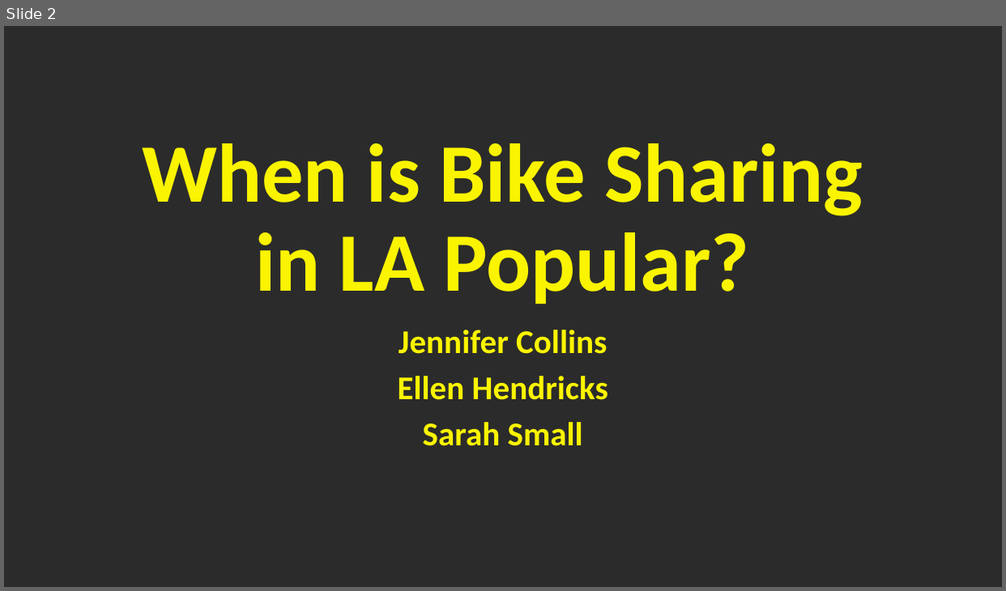
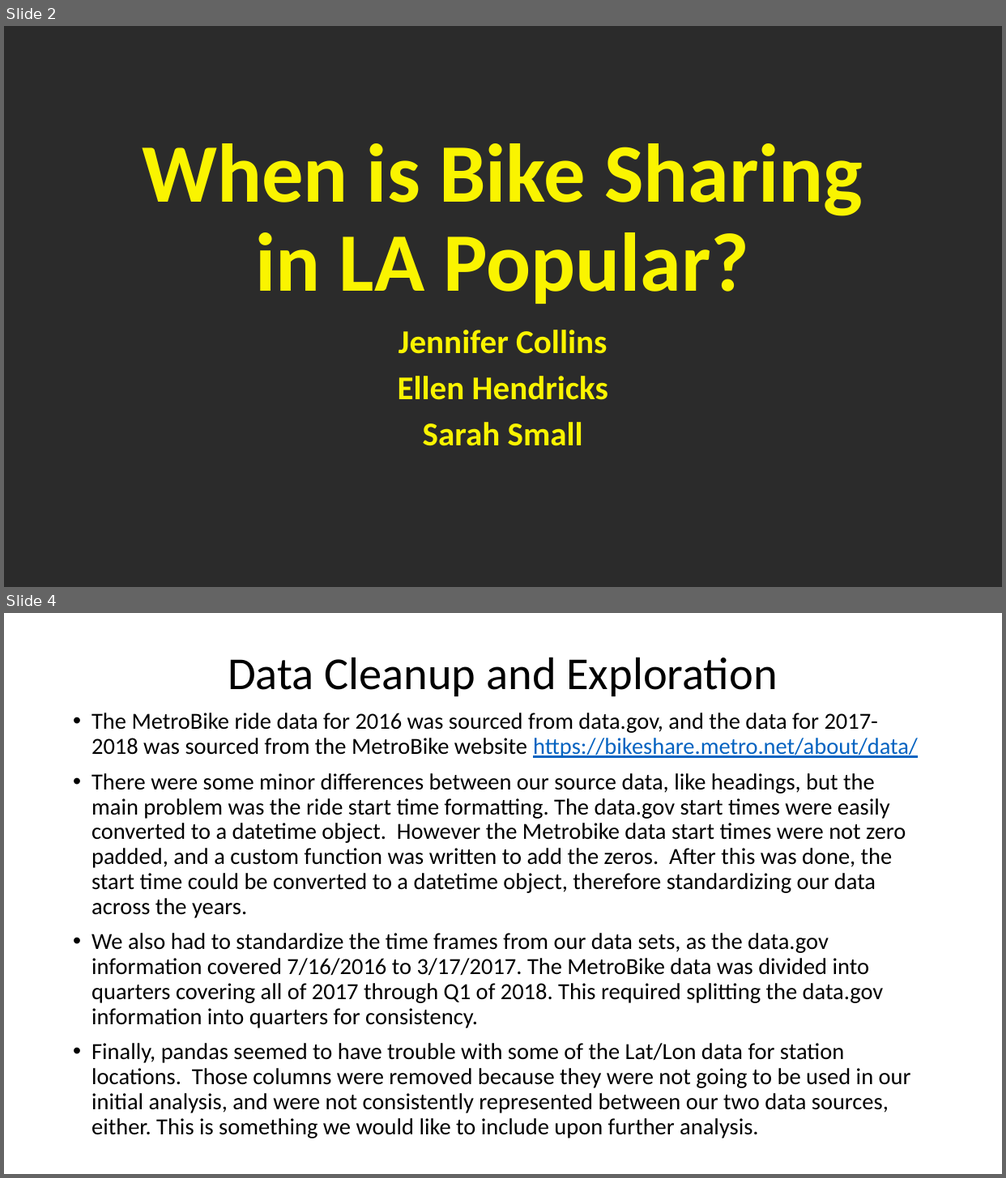
Before and after one commit to sqweets/Project1-LA-Bike_Share, a slide deck: If We Ran a Bike Sharing Company.pptx. Shown one above the other, each under a label of ours: slide 2 before the commit, slides 2 and 4 after it; the slides between them are not shown. The pictures are 1006x591 and 1006x1178 pixels, drawn with LibreOffice and Linux fonts; fonts in the diff are those of the drawing; background and template pictures are left out; a plain dark background stands for a picture behind light text. Boxes give left, top, right and bottom in pixels: in the first picture for what was removed or moved away, otherwise in the second. Text is boxed around its words. In the diff, an @@ line names an element or a change of style, - is before the commit and + after.

```diff
--- a/If We Ran a Bike Sharing Company.pptx
+++ b/If We Ran a Bike Sharing Company.pptx
@@ slide 4 added at bbox=[4, 613, 1002, 1174], background #FFFFFF @@
@@ title added at bbox=[228, 657, 777, 696], 44 pt, text #000000 @@
+Data Cleanup and Exploration
@@ text added at bbox=[91, 713, 918, 1139], 22.2 pt, text #000000 @@
+• The MetroBike ride data for 2016 was sourced from data.gov, and the data for 2017-2018 was sourced from the MetroBike website https://bikeshare.metro.net/about/data/
+• There were some minor differences between our source data, like headings, but the main problem was the ride start time formatting. The data.gov start times were easily converted to a datetime object. However the Metrobike data start times were not zero padded, and a custom function was written to add the zeros. After this was done, the start time could be converted to a datetime object, therefore standardizing our data across the years.
+• We also had to standardize the time frames from our data sets, as the data.gov information covered 7/16/2016 to 3/17/2017. The MetroBike data was divided into quarters covering all of 2017 through Q1 of 2018. This required splitting the data.gov information into quarters for consistency.
+• Finally, pandas seemed to have trouble with some of the Lat/Lon data for station locations. Those columns were removed because they were not going to be used in our initial analysis, and were not consistently represented between our two data sources, either. This is something we would like to include upon further analysis.
```
Also in this commit, not shown: 1 slide changed.
